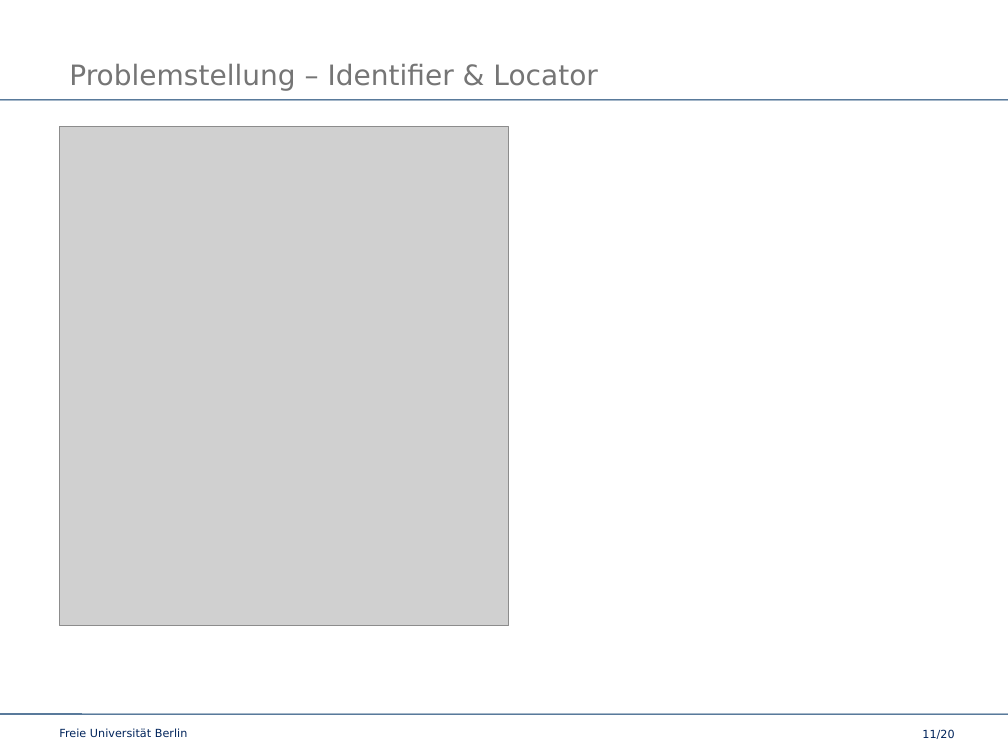
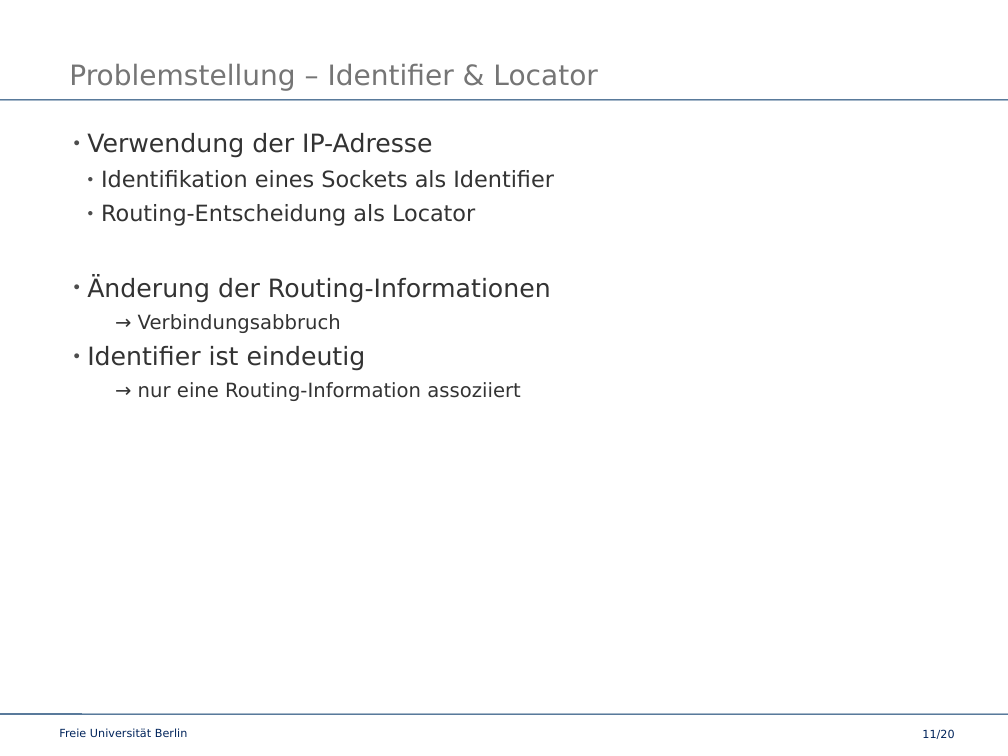
Before and after one commit to slomo/whyTheInternetSucks, a slide deck: slide 11 of talk/presentation.odp. Drawn at 1008x756 pixels with LibreOffice and Linux fonts; fonts in the diff are those of the drawing; grey boxes stand for pictures; background and template pictures are left out. Boxes give left, top, right and bottom in pixels: in the first picture for what was removed or moved away, otherwise in the second. Text is boxed around its words. In the diff, an @@ line names an element or a change of style, - is before the commit and + after.

```diff
--- a/talk/presentation.odp
+++ b/talk/presentation.odp
@@ picture removed at [59,127,509,626] @@
@@ text added at [87,133,554,401], 18 pt, text #333333 @@
+● Verwendung der IP-Adresse
+  ● Identifikation eines Sockets als Identifier
+  ● Routing-Entscheidung als Locator
+● Änderung der Routing-Informationen
+    → Verbindungsabbruch
+● Identifier ist eindeutig
+    → nur eine Routing-Information assoziiert
```
Also in this commit, not shown: 3 other slides changed, 4 slides added, 1 slide removed.
